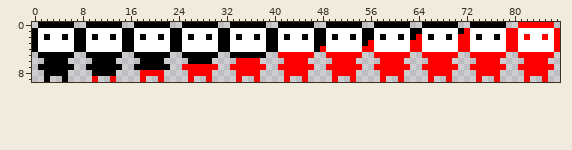
Edited in one commit: sprite sheet (ninja.png). The first picture shows the starting point.
The file is 176x20 pixels, drawn in blocks of 2x2; one block is one cell here.
After the commit:
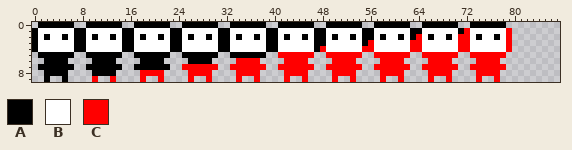
Palette (. is transparent): A #000000  B #ffffff  C #ff0000
What changed:
Changed rows in their new state; - is an unchanged pixel.
first column x 80:
 0 -......-
 1 ........
 2 ........
 3 ........
 4 ........
 5 -......-
 6 --....--
 7 -......-
 8 --....--
 9 --.--.--
Where, in picture pixels (left, top, right, bottom), the same in both pictures:
erased: (512, 22, 560, 82)
